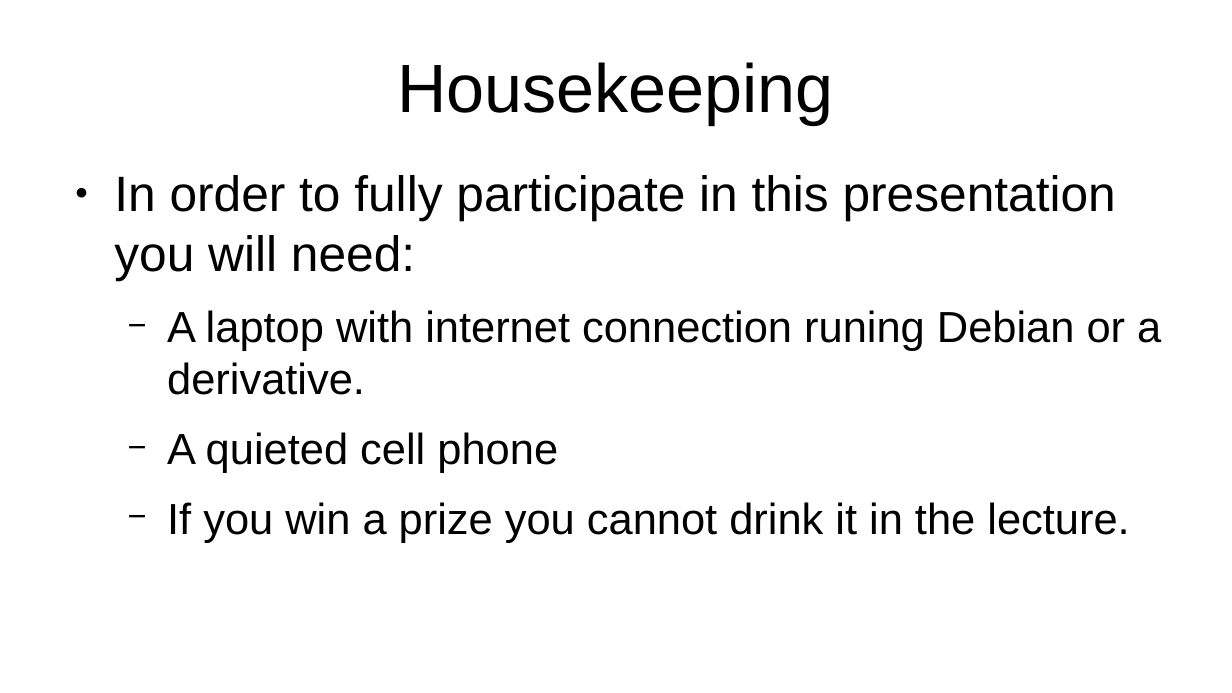
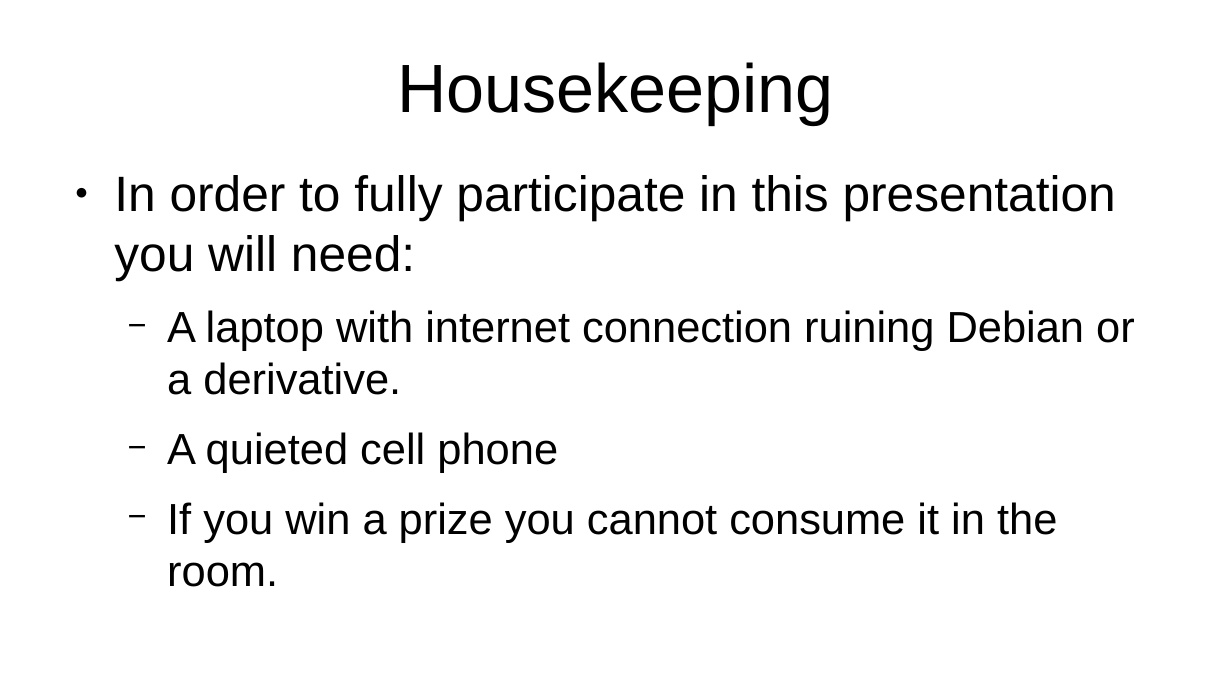
Before and after one commit to flintiii/TenStatementGit, a slide deck: slide 3 of vm_workshop_presentation.odp (slide 2 before the commit). Drawn at 1232x693 pixels with LibreOffice and Linux fonts; fonts in the diff are those of the drawing. Boxes give left, top, right and bottom in pixels: in the first picture for what was removed or moved away, otherwise in the second. Text is boxed around its words. In the diff, an @@ line names an element or a change of style, - is before the commit and + after.

```diff
--- a/vm_workshop_presentation.odp
+++ b/vm_workshop_presentation.odp
@@ text at [167,310,1135,395]: text changed @@
-  − A laptop with internet connection runing Debian or a derivative.
+  − A laptop with internet connection ruining Debian or a derivative.
@@ text at [167,502,1057,543]: text changed @@
-  − If you win a prize you cannot drink it in the lecture.
+  − If you win a prize you cannot consume it in the room.
```
Also in this commit, not shown: 5 other slides changed, 20 slides added, 16 slides removed.
